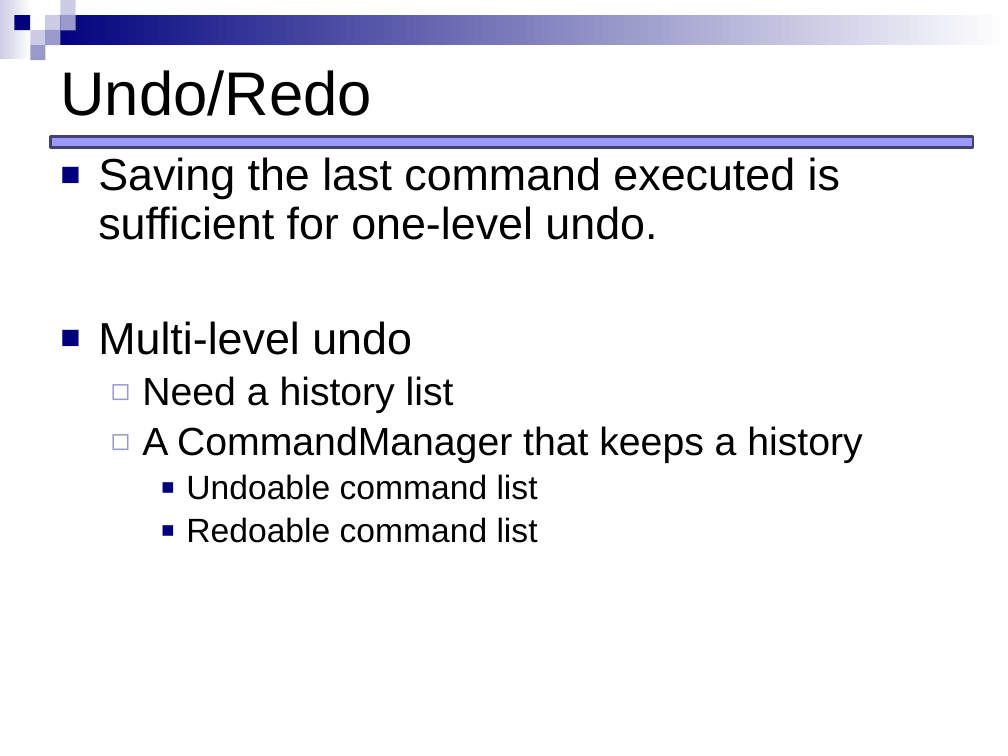
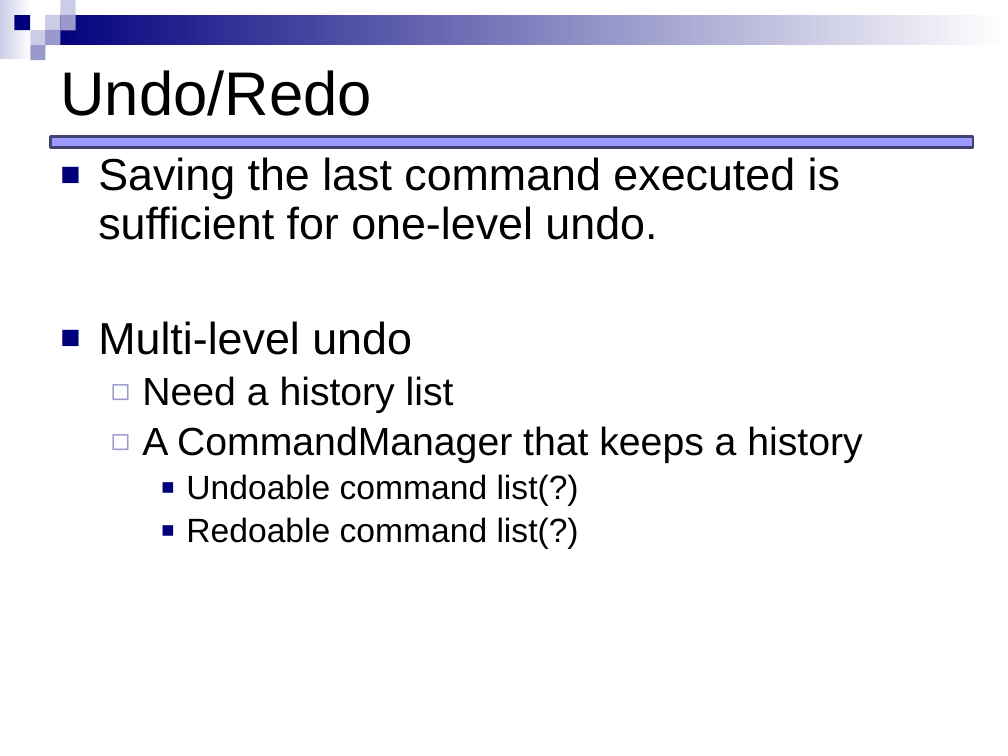
Before and after one commit to JCEleanor/CSCI-598-notes, a slide deck: slide 29 of lecture-slides/Behavioral_command_memento.pptx. Drawn at 1008x756 pixels with LibreOffice and Linux fonts; fonts in the diff are those of the drawing. Boxes give left, top, right and bottom in pixels: in the first picture for what was removed or moved away, otherwise in the second. Text is boxed around its words. In the diff, an @@ line names an element or a change of style, - is before the commit and + after.

```diff
--- a/lecture-slides/Behavioral_command_memento.pptx
+++ b/lecture-slides/Behavioral_command_memento.pptx
@@ text at [186,474,579,549]: text changed @@
-    ■ Undoable command list
-    ■ Redoable command list
+    ■ Undoable command list(?)
+    ■ Redoable command list(?)
```
Also in this commit, not shown: 25 other slides changed, 1 slide added, 4 other files.
